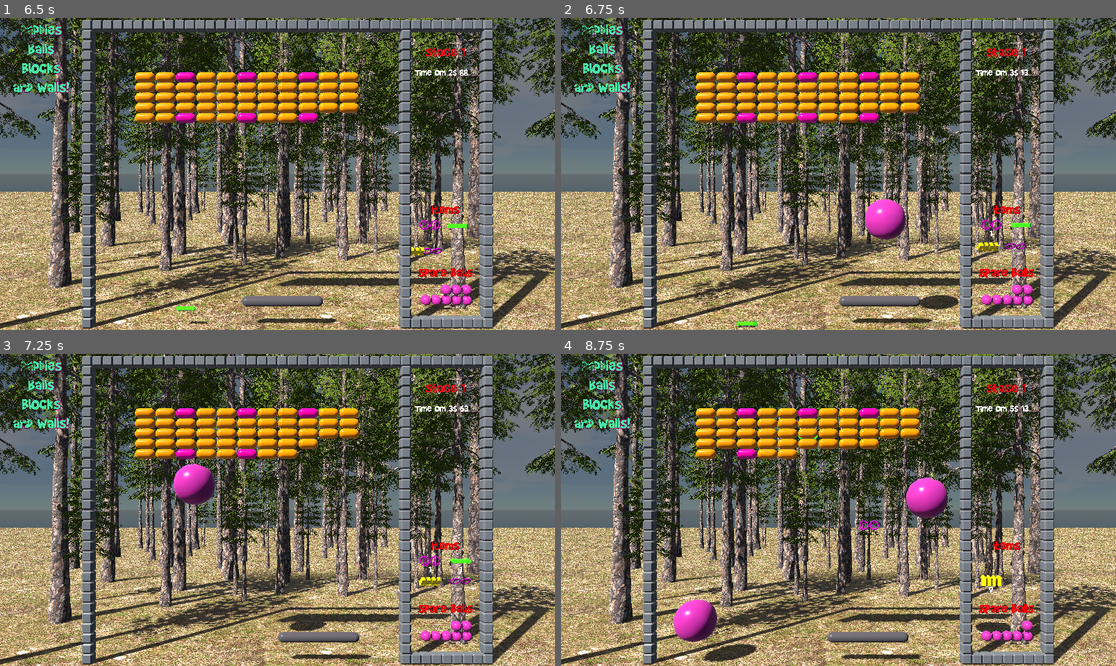
Above: before the commit, frames 1-4 (two rows, left to right).
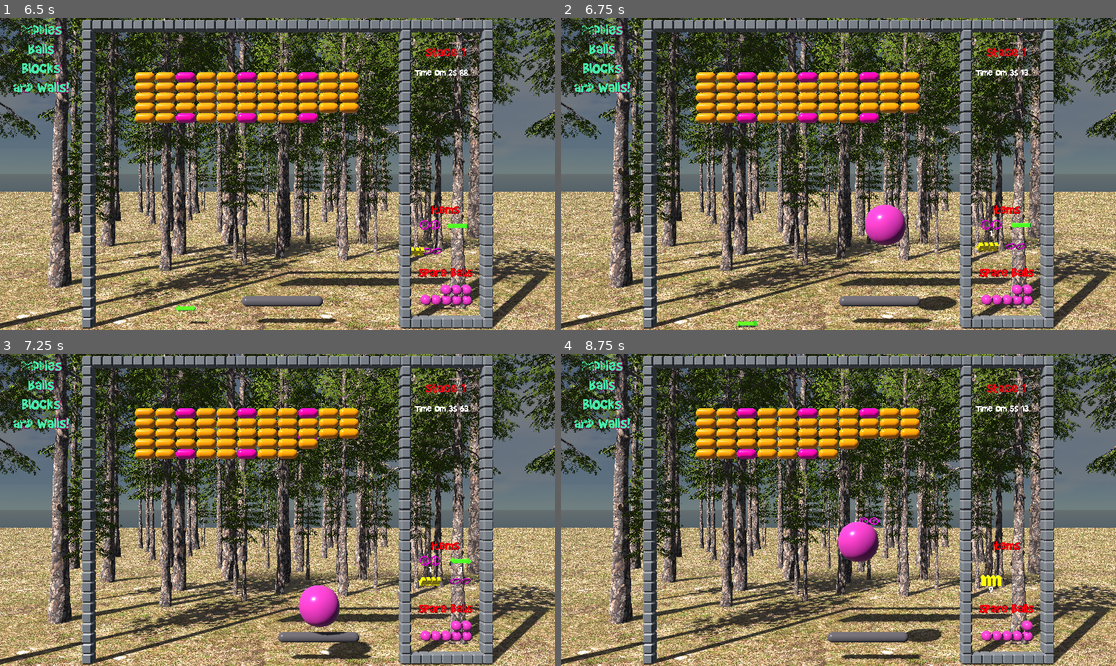
Above: after the commit, the same moments.

Repository: Chaduke/paddles_balls_blocks_walls
Game: Godot game, scene res://scenes/main.tscn
The game is run twice, just before and just after one commit, with the same random seed, the same clock (stepped at 60 frames per second) and the same inputs.
Inputs (mouse positions are in pixels of both pictures, inside the frame that each line leads up to):
- Up to frame 1 (6.5 s): move the mouse to (305, 174) at 0.52 s; right-click (305, 174) at 0.6 s; tap Enter at 1.25 s; move the mouse to (249, 174) at 1.27 s; click (249, 174) at 1.35 s; tap R (reset) at 2 s; move the mouse to (288, 167) at 2.02 s; right-click (288, 167) at 2.1 s; move the mouse to (271, 180) at 2.77 s; click (271, 180) at 2.85 s; move the mouse to (316, 177) at 3.52 s; right-click (316, 177) at 3.6 s; move the mouse to (233, 170) at 4.27 s; click (233, 170) at 4.35 s; move the mouse to (283, 174) at 5.02 s; right-click (283, 174) at 5.1 s; move the mouse to (255, 167) at 5.77 s; click (255, 167) at 5.85 s
- Up to frame 2 (6.75 s): move the mouse to (866, 174) at 6.52 s; right-click (866, 174) at 6.6 s
- Up to frame 3 (7.25 s): no input
- Up to frame 4 (8.75 s): move the mouse to (810, 510) at 7.27 s; click (810, 510) at 7.35 s; move the mouse to (849, 503) at 8.02 s; right-click (849, 503) at 8.1 s

Frame 1 is identical in both runs. In frame 2, 0.7% of the frame differs, in the area x 54-72%, y 58-94%; in frame 3, 2.0%; in frame 4, 3.7%, in the area x 20-81%, y 26-99%.
Error in both runs: Attempt to call function 'add_child' in base 'null instance' on a null instance. (res://scripts/block.gd:11)

Commit message:
"Tapered" ball linear velocity to 50 to improve playabilty, added short term todo list to README.md

Diff:
--- a/scripts/ball.gd
+++ b/scripts/ball.gd
@@ -12,6 +12,23 @@
 	4:preload("res://assets/models/ball_large.glb"),
 	8:preload("res://assets/models/ball_xl.glb")
 }
+
+var top_velocity_x = 0
+var top_velocity_y = 0
+
+func _process(_delta):
+	# trying out "tapering" the ball speed
+	#if linear_velocity.x > top_velocity_x:
+		#top_velocity_x = linear_velocity.x
+		# print("New high X : " + str(top_velocity_x))
+	#if linear_velocity.y > top_velocity_y:
+		#top_velocity_y = linear_velocity.y
+		# print("New high Y : " + str(top_velocity_y))
+	# taper the speed
+	if linear_velocity.x > 50:
+		linear_velocity.x = 50
+	if linear_velocity.y > 50:
+		linear_velocity.y = 50
 
 func _on_body_exited(body):
 	if is_inside_tree():
--- a/scripts/flow_arrows.gd
+++ b/scripts/flow_arrows.gd
@@ -11,5 +11,5 @@
 			# push the ball down
 			body.linear_velocity.y -= 10
 
-func _on_body_exited(body):
+func _on_body_exited(_body):
 	pass # Replace with function body.
Not shown, changed: README.md
